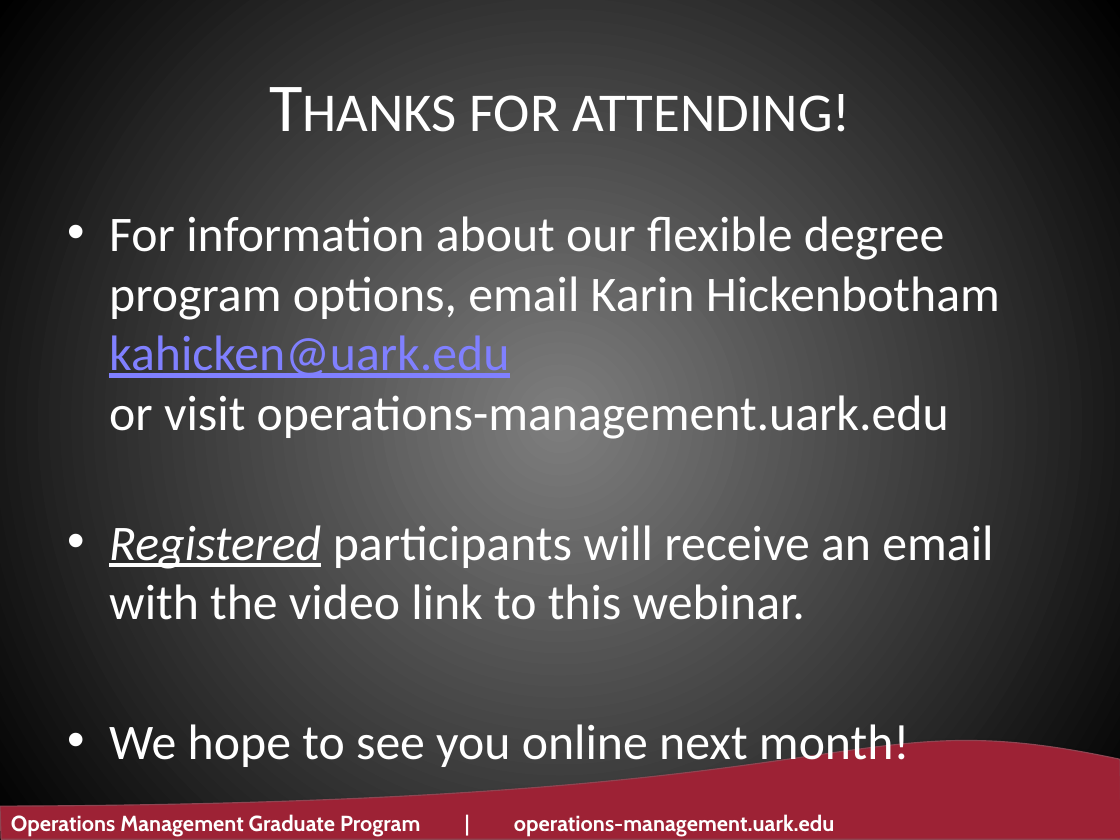
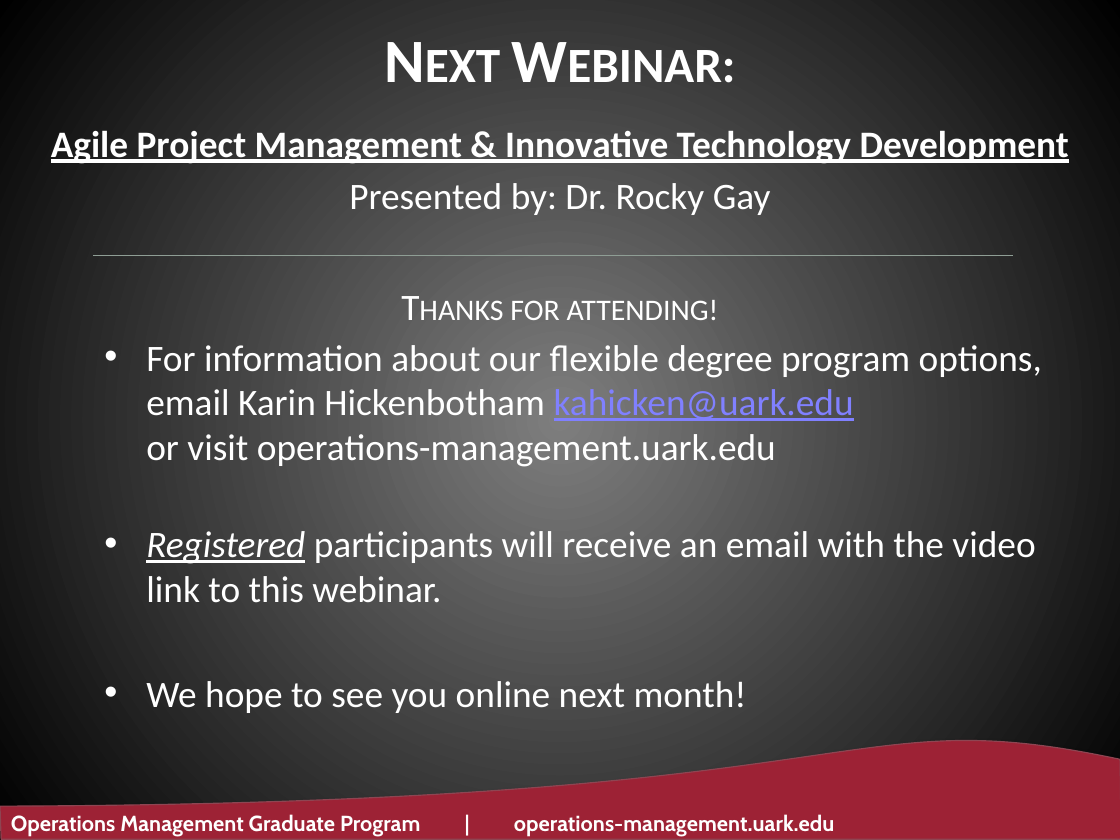
Before and after one commit to ltwalt/espnsports, a slide deck: slide 35 of 201111 2020 - Is Analytics in Professional Sports Making a Difference - U of Ark.pptx (slide 14 before the commit). Drawn at 1120x840 pixels with LibreOffice and Linux fonts; fonts in the diff are those of the drawing; background and template pictures are left out. Boxes give left, top, right and bottom in pixels: in the first picture for what was removed or moved away, otherwise in the second. Text is boxed around its words. In the diff, an @@ line names an element or a change of style, - is before the commit and + after.

```diff
--- a/201111 2020 - Is Analytics in Professional Sports Making a Difference - U of Ark.pptx
+++ b/201111 2020 - Is Analytics in Professional Sports Making a Difference - U of Ark.pptx
@@ text added at (51,130,1069,215), 24 pt, text #FFFFFF, bold, underline @@
+Agile Project Management & Innovative Technology Development
+Presented by: Dr. Rocky Gay
@@ line added from (93, 255) to (1012, 255), #8F9F96 0.75 pt @@
@@ text "Thanks for attending!": place and size @@
-text "Thanks for attending!" at (469,94,850,132)
+text "Thanks for attending!" at (510,300,719,320)
@@ text "Thanks for attending!" at (510,300,719,320): size 44 to 24 pt @@
@@ text "For information about our flexible ...": place and size @@
-text "For information about our flexible ..." at (109,216,1000,771)
+text "For information about our flexible ..." at (146,345,1042,713)
@@ text "For information about our flexible ..." at (146,345,1042,713): size 32 to 24 pt; less space between paragraphs @@
@@ title added at (559,683,625,707), 39.6 pt, text #FFFFFF, bold, small capitals @@
+Next Webinar:
```
Also in this commit, not shown: 5 other slides changed, 23 slides added, 2 slides removed, 11 other files.
